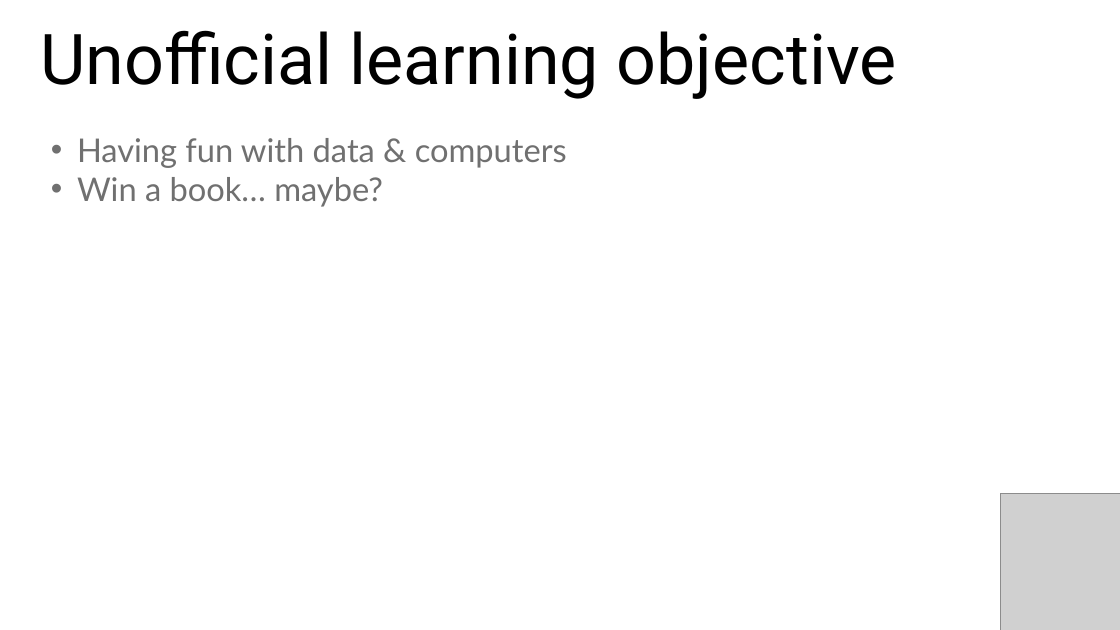
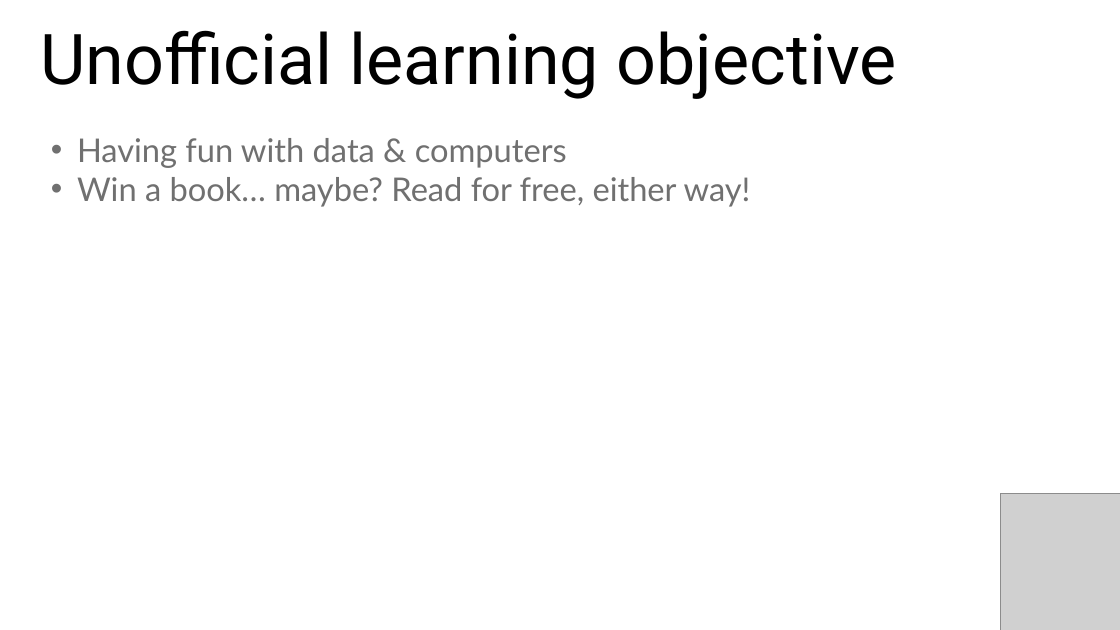
Before and after one commit to stringfestdata/ms-excel-toronto-python, a slide deck: slide 4 of toronto-five-things-excel-python.pptx. Drawn at 1120x630 pixels with LibreOffice and Linux fonts; fonts in the diff are those of the drawing; grey boxes stand for pictures. Boxes give left, top, right and bottom in pixels: in the first picture for what was removed or moved away, otherwise in the second. Text is boxed around its words. In the diff, an @@ line names an element or a change of style, - is before the commit and + after.

```diff
--- a/toronto-five-things-excel-python.pptx
+++ b/toronto-five-things-excel-python.pptx
@@ text at (x1=77, y1=177, x2=751, y2=207): text changed @@
-• Win a book… maybe?
+• Win a book… maybe? Read for free, either way!
```
Also in this commit, not shown: 4 other slides changed, 8 slides added, 17 slides removed, 3 other files.
